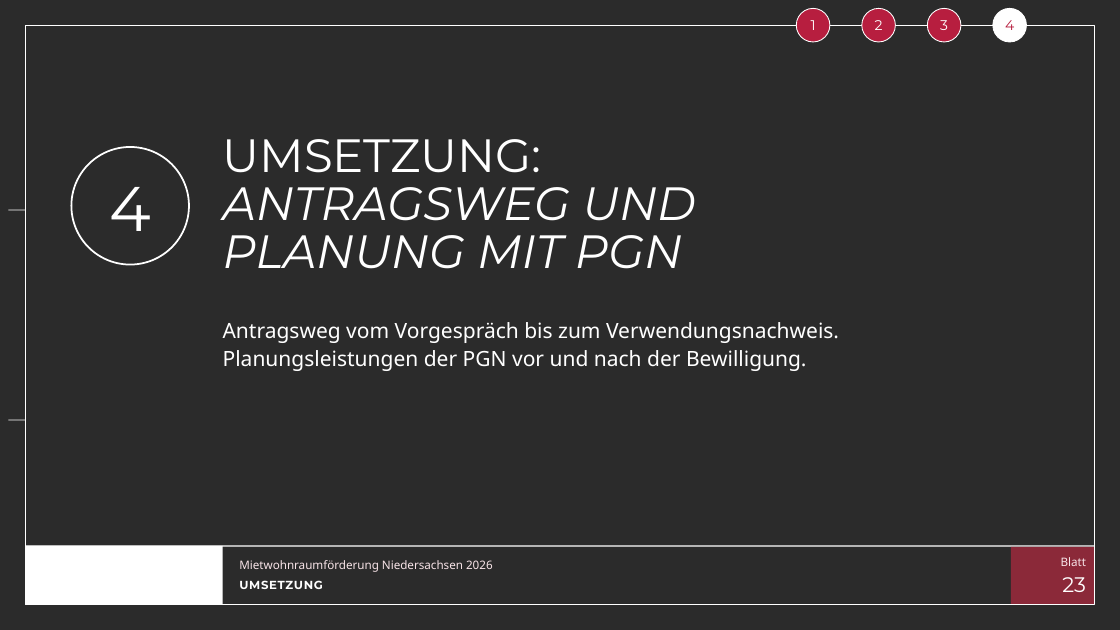
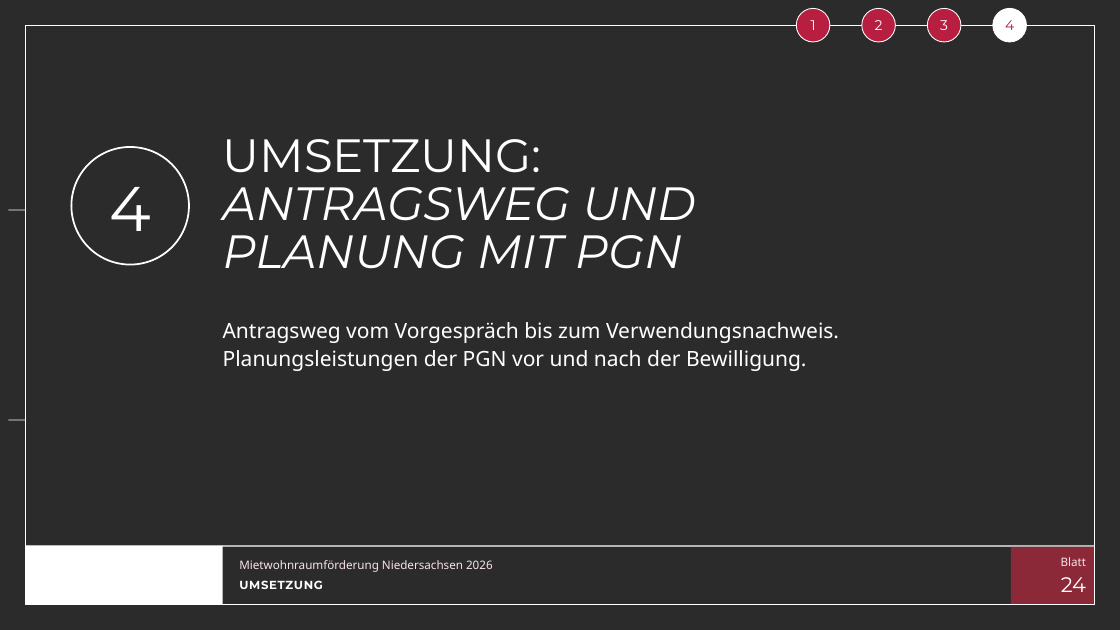
Before and after one commit to vgedaschko/NBank, a slide deck: slide 24 of praesentation/dist/PGN-Mietwohnraumfoerderung-Niedersachsen-2026-Vortrag.pptx (slide 23 before the commit). Drawn at 1120x630 pixels with LibreOffice and Linux fonts; fonts in the diff are those of the drawing; background and template pictures are left out; a plain dark background stands for a picture behind light text. Boxes give left, top, right and bottom in pixels: in the first picture for what was removed or moved away, otherwise in the second. Text is boxed around its words. In the diff, an @@ line names an element or a change of style, - is before the commit and + after.

```diff
--- a/praesentation/dist/PGN-Mietwohnraumfoerderung-Niedersachsen-2026-Vortrag.pptx
+++ b/praesentation/dist/PGN-Mietwohnraumfoerderung-Niedersachsen-2026-Vortrag.pptx
@@ text at bbox=[1061, 577, 1086, 592]: text changed @@
-23
+24
```
Also in this commit, not shown: 22 other slides changed, 3 slides added, 4 slides removed, 35 other files.
